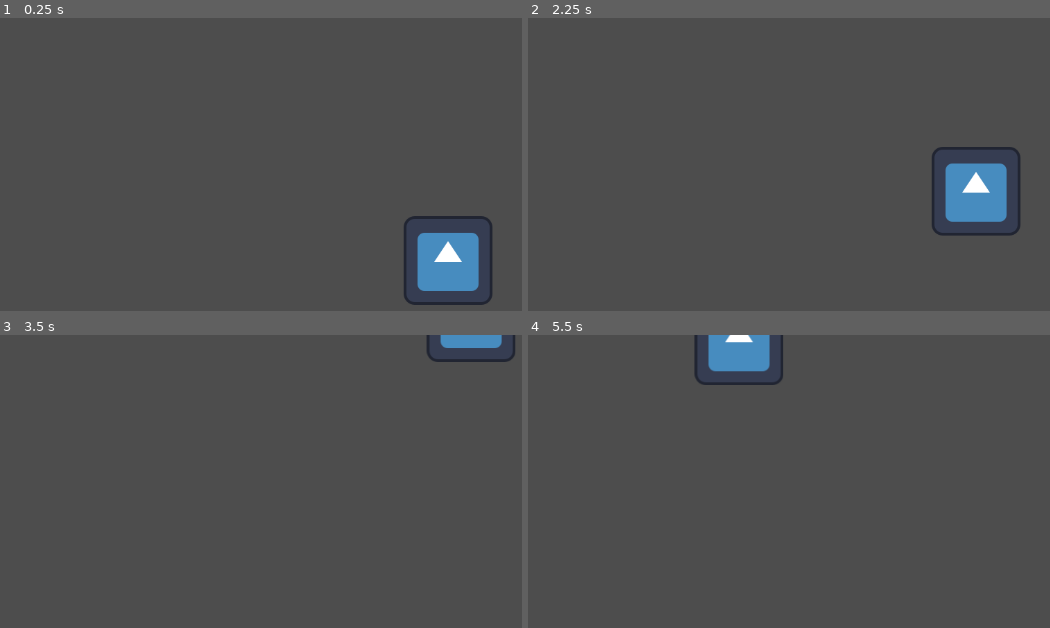
Above: before the commit, frames 1-4 (two rows, left to right).
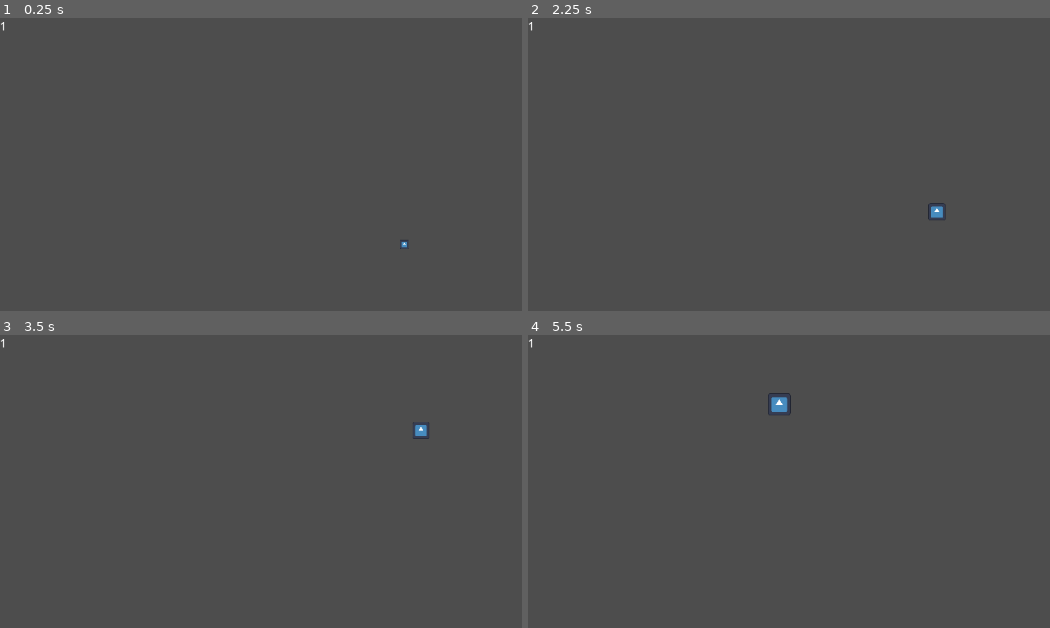
Above: after the commit, the same moments.

Repository: SnowingLizard56/Interactive_System_Map
Game: Godot game, scene res://main.tscn
Same seed, same stepped clock (60 frames per second), same inputs: the game is played once before the commit and once after it. The engine's default icon, where the game draws it, is replaced by a stand-in: a white triangle on a blue panel in a dark square.
Inputs:
- Up to frame 1 (0.25 s): no input
- Up to frame 2 (2.25 s): tap Enter at 0.5 s; hold = (camera-zoom-in) 0.53-1.28 s; tap - (camera-zoom-out) at 0.8, 1.35 s; tap = (camera-zoom-in) at 1.55 s; tap Space at 2 s; hold Down (camera-down) from 2.03 s (still down)
- Up to frame 3 (3.5 s): tap - (camera-zoom-out) at 2.3 s; release Down (camera-down) at 2.78 s; tap A (camera-left) at 2.85 s; tap = (camera-zoom-in) at 3.05 s
- Up to frame 4 (5.5 s): tap Enter at 3.5 s; hold Right (camera-right) 3.53-4.28 s; tap - (camera-zoom-out) at 3.8, 5.3 s; tap W (camera-up) at 4.35 s; tap = (camera-zoom-in) at 4.55 s; tap Space at 5 s; hold = (camera-zoom-in) from 5.03 s (still down)

The runs differ from the first frame. In frame 1, 3.0% of the frame differs, in the area x 0-95%, y 1-98%; in frame 2, 3.1%, in the area x 0-95%, y 1-75%; in frame 3, 0.9%; in frame 4, 2.1%.

Commit message:
Added camera zoom

Diff:
--- a/camera.gd
+++ b/camera.gd
@@ -1,6 +1,6 @@
 extends Camera2D
 @export var speed: int
-
+@export var zoom_speed: float
 # Called when the node enters the scene tree for the first time.
 func _ready():
 	pass # Replace with function body.
@@ -9,10 +9,26 @@
 # Called every frame. 'delta' is the elapsed time since the previous frame.
 func _process(delta):
 	# Zoom
+	var zoom_velocity = zoom_speed * delta
+	var zoom_displacement = zoom.x
 
+	# Zoom in - Scroll wheel only has a just released
+	if Input.is_action_pressed("camera-zoom-in"):
+		zoom_displacement += zoom_velocity * zoom_displacement
+	if Input.is_action_just_released("camera-zoom-in"):
+		zoom_displacement += zoom_velocity * zoom_displacement * 5
+
+	# Zoom out - Scroll wheel only has a just released
+	if Input.is_action_pressed("camera-zoom-out"):
+		zoom_displacement -= zoom_velocity * zoom_displacement
+	if Input.is_action_just_released("camera-zoom-out"):
+		zoom_displacement -= zoom_velocity * zoom_displacement * 5
+
+	zoom_displacement = clampf(zoom_displacement, 0.01, 5)
+	zoom = Vector2(zoom_displacement, zoom_displacement)
 
 	# Movement
-	var velocity = speed * delta
+	var velocity = speed * delta * 1 / (zoom.x + 0.2)
 	if Input.is_action_pressed("camera-down"):
 		position.y += velocity
 	if Input.is_action_pressed("camera-up"):
--- a/main.tscn
+++ b/main.tscn
@@ -1,13 +1,18 @@
-[gd_scene load_steps=3 format=3 uid="uid://c07wxatt7u7ox"]
+[gd_scene load_steps=4 format=3 uid="uid://c07wxatt7u7ox"]
 
+[ext_resource type="PackedScene" uid="uid://dxdw4pnbl7wyu" path="res://ui.tscn" id="1_e2m42"]
 [ext_resource type="Script" path="res://camera.gd" id="1_yh7bo"]
 [ext_resource type="Texture2D" uid="uid://d0gcgr3nnmg2g" path="res://icon.svg" id="2_gmlhk"]
 
 [node name="Main" type="Node2D"]
 
+[node name="HUD" parent="." instance=ExtResource("1_e2m42")]
+
 [node name="Camera" type="Camera2D" parent="."]
+zoom = Vector2(0.1, 0.1)
 script = ExtResource("1_yh7bo")
 speed = 500
+zoom_speed = 1.0
 
 [node name="Icon" type="Sprite2D" parent="."]
 position = Vector2(70, 26)
--- a/project.godot
+++ b/project.godot
@@ -47,14 +47,14 @@
 }
 camera-zoom-in={
 "deadzone": 0.5,
-"events": [Object(InputEventMouseButton,"resource_local_to_scene":false,"resource_name":"","device":-1,"window_id":0,"alt_pressed":false,"shift_pressed":false,"ctrl_pressed":false,"meta_pressed":false,"button_mask":0,"position":Vector2(0, 0),"global_position":Vector2(0, 0),"factor":1.0,"button_index":4,"pressed":false,"double_click":false,"script":null)
-, Object(InputEventKey,"resource_local_to_scene":false,"resource_name":"","device":-1,"window_id":0,"alt_pressed":false,"shift_pressed":false,"ctrl_pressed":false,"meta_pressed":false,"pressed":false,"keycode":0,"physical_keycode":61,"key_label":0,"unicode":61,"echo":false,"script":null)
+"events": [Object(InputEventKey,"resource_local_to_scene":false,"resource_name":"","device":-1,"window_id":0,"alt_pressed":false,"shift_pressed":false,"ctrl_pressed":false,"meta_pressed":false,"pressed":false,"keycode":0,"physical_keycode":61,"key_label":0,"unicode":61,"echo":false,"script":null)
+, Object(InputEventMouseButton,"resource_local_to_scene":false,"resource_name":"","device":-1,"window_id":0,"alt_pressed":false,"shift_pressed":false,"ctrl_pressed":false,"meta_pressed":false,"button_mask":0,"position":Vector2(0, 0),"global_position":Vector2(0, 0),"factor":1.0,"button_index":5,"pressed":false,"double_click":false,"script":null)
 ]
 }
 camera-zoom-out={
 "deadzone": 0.5,
-"events": [Object(InputEventMouseButton,"resource_local_to_scene":false,"resource_name":"","device":-1,"window_id":0,"alt_pressed":false,"shift_pressed":false,"ctrl_pressed":false,"meta_pressed":false,"button_mask":0,"position":Vector2(0, 0),"global_position":Vector2(0, 0),"factor":1.0,"button_index":5,"pressed":false,"double_click":false,"script":null)
-, Object(InputEventKey,"resource_local_to_scene":false,"resource_name":"","device":-1,"window_id":0,"alt_pressed":false,"shift_pressed":false,"ctrl_pressed":false,"meta_pressed":false,"pressed":false,"keycode":0,"physical_keycode":45,"key_label":0,"unicode":45,"echo":false,"script":null)
+"events": [Object(InputEventKey,"resource_local_to_scene":false,"resource_name":"","device":-1,"window_id":0,"alt_pressed":false,"shift_pressed":false,"ctrl_pressed":false,"meta_pressed":false,"pressed":false,"keycode":0,"physical_keycode":45,"key_label":0,"unicode":45,"echo":false,"script":null)
+, Object(InputEventMouseButton,"resource_local_to_scene":false,"resource_name":"","device":-1,"window_id":0,"alt_pressed":false,"shift_pressed":false,"ctrl_pressed":false,"meta_pressed":false,"button_mask":0,"position":Vector2(0, 0),"global_position":Vector2(0, 0),"factor":1.0,"button_index":4,"pressed":false,"double_click":false,"script":null)
 ]
 }
 
--- a/ui.tscn
+++ b/ui.tscn
@@ -1,3 +1,11 @@
 [gd_scene format=3 uid="uid://dxdw4pnbl7wyu"]
 
 [node name="HUD" type="CanvasLayer"]
+
+[node name="Label" type="Label" parent="."]
+anchors_preset = -1
+anchor_right = 0.035
+anchor_bottom = 0.04
+offset_right = -0.32
+offset_bottom = -2.92
+text = "1"
